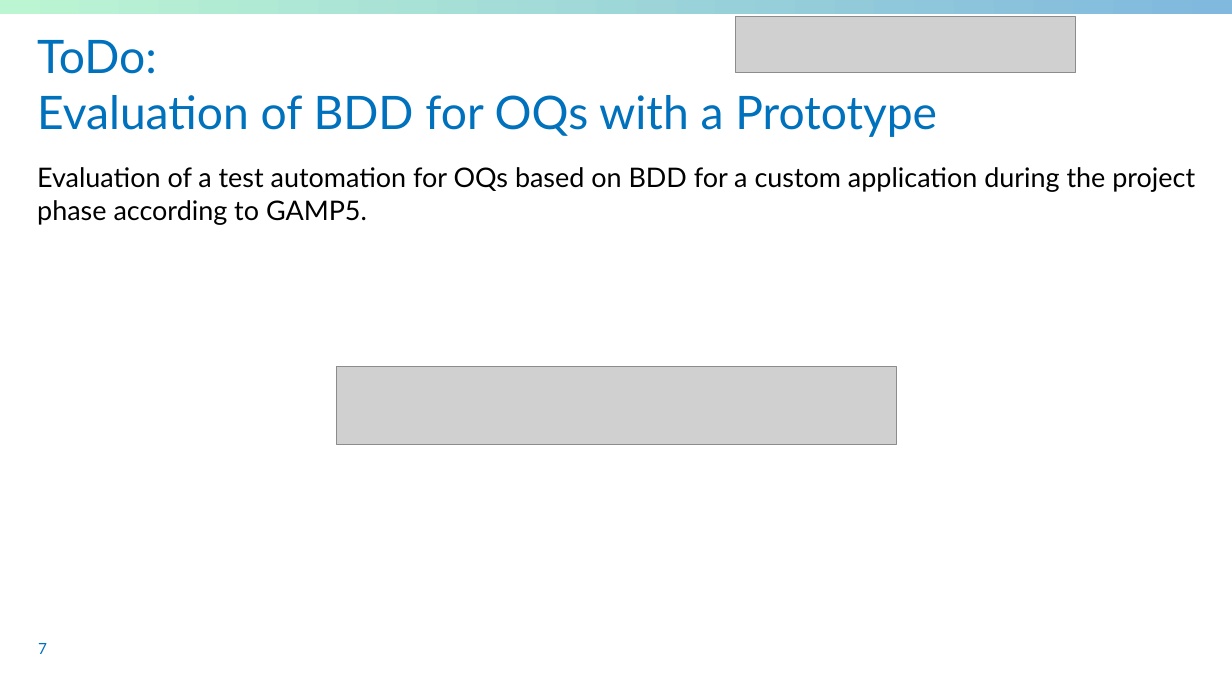
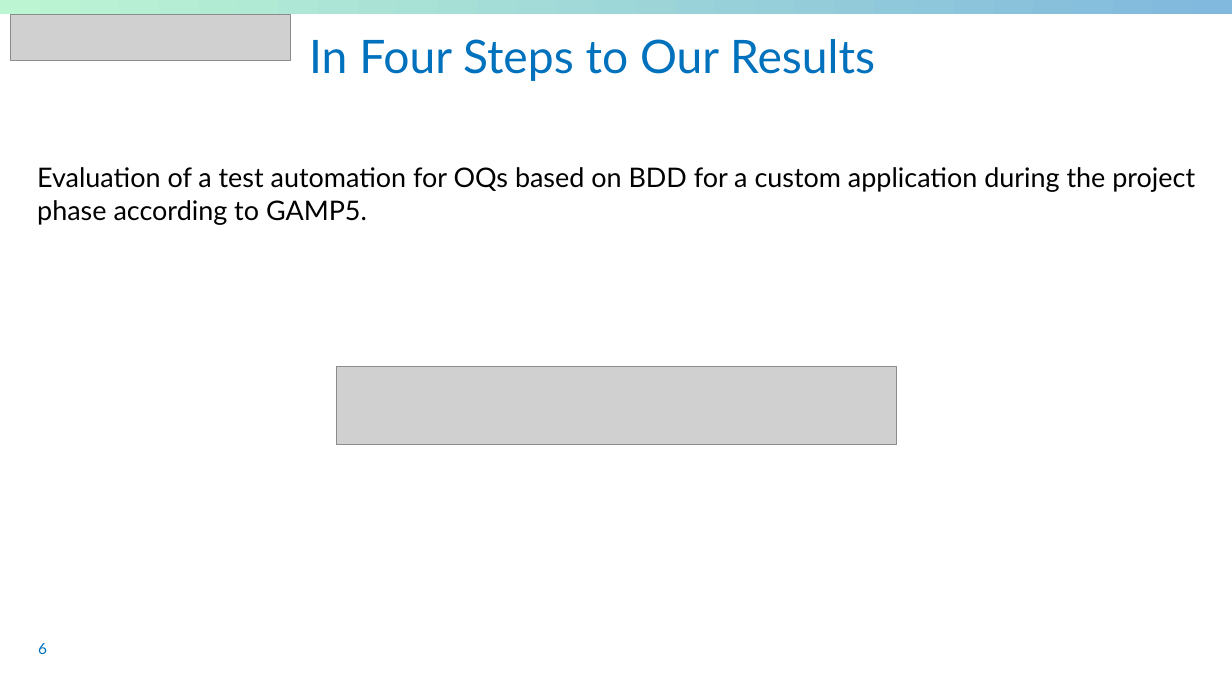
Before and after one commit to sableu/BDD4OQ, a slide deck: slide 6 of thesis/Presentation/FinalPresentation.pptx (slide 7 before the commit). Drawn at 1232x693 pixels with LibreOffice and Linux fonts; fonts in the diff are those of the drawing; grey boxes stand for pictures; background and template pictures are left out. Boxes give left, top, right and bottom in pixels: in the first picture for what was removed or moved away, otherwise in the second. Text is boxed around its words. In the diff, an @@ line names an element or a change of style, - is before the commit and + after.

```diff
--- a/thesis/Presentation/FinalPresentation.pptx
+++ b/thesis/Presentation/FinalPresentation.pptx
@@ picture added at bbox=[11, 15, 291, 61] @@
@@ picture removed at bbox=[736, 17, 1077, 73] @@
@@ title at bbox=[309, 39, 875, 81]: text changed @@
-ToDo:
-Evaluation of BDD for OQs with a Prototype
+In Four Steps to Our Results
@@ page number at bbox=[38, 643, 47, 654]: text changed @@
-7
+6
```
Also in this commit, not shown: 8 other slides changed, 18 slides added, 11 slides removed, 1 other file.
